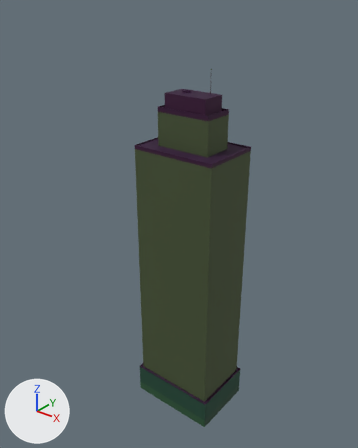
One commit to the glTF model public/assets/buildings/tower_d.glb: the scene before it, then after it.
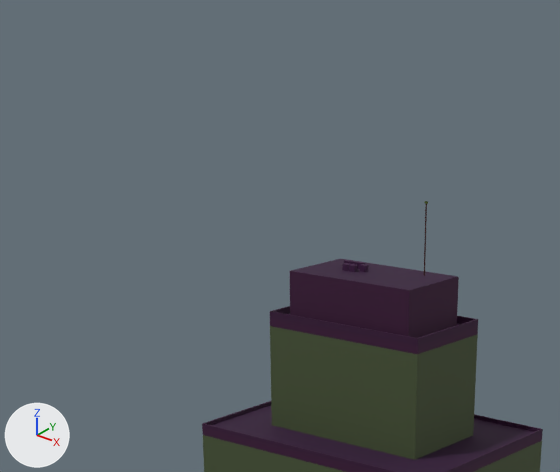
Old and new are each drawn whole from a 50 mm lens placed at (128.7, -170.5, 207.7), pointed at (-4.1, -4.5, 104.8) and again close up on the part from 18% to 72% of the width and 0% to 36% of the height. The lights are fixed; the arrows at lower left show +X, +Y and +Z. The first two pictures are the older version. Where no turn or scale is listed for an object, it has been applied to the vertices. Vertices at exactly the same position are counted once.

Objects in the first close-up: 'tower_d'.
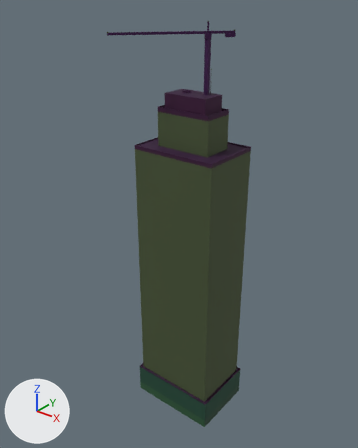
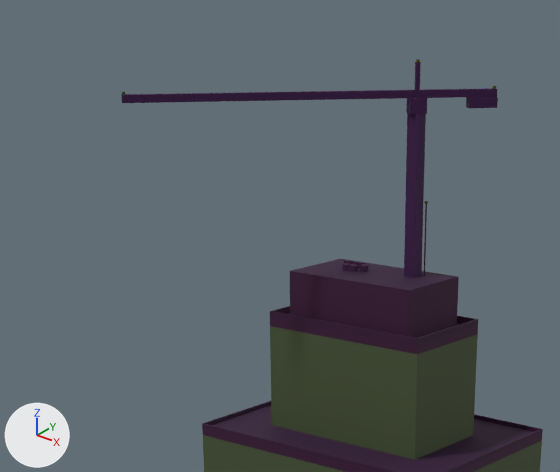
Where the newer file only moved an object's origin or applied its transform, the numbers keep the older frame.

The change, as JSON lines over the scene's bpy script:
```json
{"block": "me_tower_d", "where": "# used by ob_tower_d; location = (0.0, 0.0, 87.9)"}
{"op": "remove", "block": "me_tower_d", "code": "me_tower_d.from_pydata(...)  # 200 vertices, 304 faces; spans x -22.0..22.0, y -17.0..17.0, z -88.0..88.0"}
{"op": "add", "block": "me_tower_d", "code": "me_tower_d.from_pydata(...)  # 264 vertices, 390 faces; spans x -23.0..23.0, y -28.0..16.0, z -88.0..106.0"}
{"block": "me_tower_d", "change": "me_tower_d part 1: the loose piece of 8 vertices spanning x 6.0..7.0, y 3.0..4.0, z 88.0 is copied, and the copy is scaled about its middle by (5.09, 5.09, 73.2), then moved by (-1.0, -1.0, 1.0); it spans x 4.0..6.0, y 1.0..3.0, z 78.0..100.0"}
{"block": "me_tower_d", "change": "me_tower_d part 2: the loose piece of 8 vertices spanning x 6.0..7.0, y 3.0..4.0, z 88.0 is copied, and the copy is scaled about its middle by (-1.11, -1.11, 11.6), then moved by (-1.0, -1.0, 17.0); it spans x 5.0..6.0, y 2.0..3.0, z 103.0..106.0"}
{"block": "me_tower_d", "change": "me_tower_d part 3"}
{"block": "me_tower_d", "change": "2 vertices are removed from x -13.0..13.0, y 7.0, z 71.0"}
{"block": "me_tower_d", "change": "30 faces are deleted"}
{"block": "me_tower_d", "change": "26 vertices are added at x -21.0..13.0, y -28.0..11.0, z 71.0..103.0"}
{"block": "me_tower_d", "change": "66 new faces join them"}
{"block": "me_tower_d", "change": "other edits to the shape of me_tower_d do not show in these pictures"}
```

Pixel boxes (x1, y1, x2, y2) of what changed, in the close-ups (560 x 472 px):
```json
{"object": "tower_d", "change": "reshaped", "before": [202, 201, 543, 472], "after": [121, 59, 543, 472]}
{"part": 1, "of": "me_tower_d", "change": "added", "after": [404, 113, 426, 278], "on screen": "purple"}
{"part": 2, "of": "me_tower_d", "change": "added", "after": [415, 62, 421, 90]}
{"part": 3, "of": "me_tower_d", "change": "built on", "before": [289, 313, 478, 354], "after": [121, 88, 498, 354]}
```
